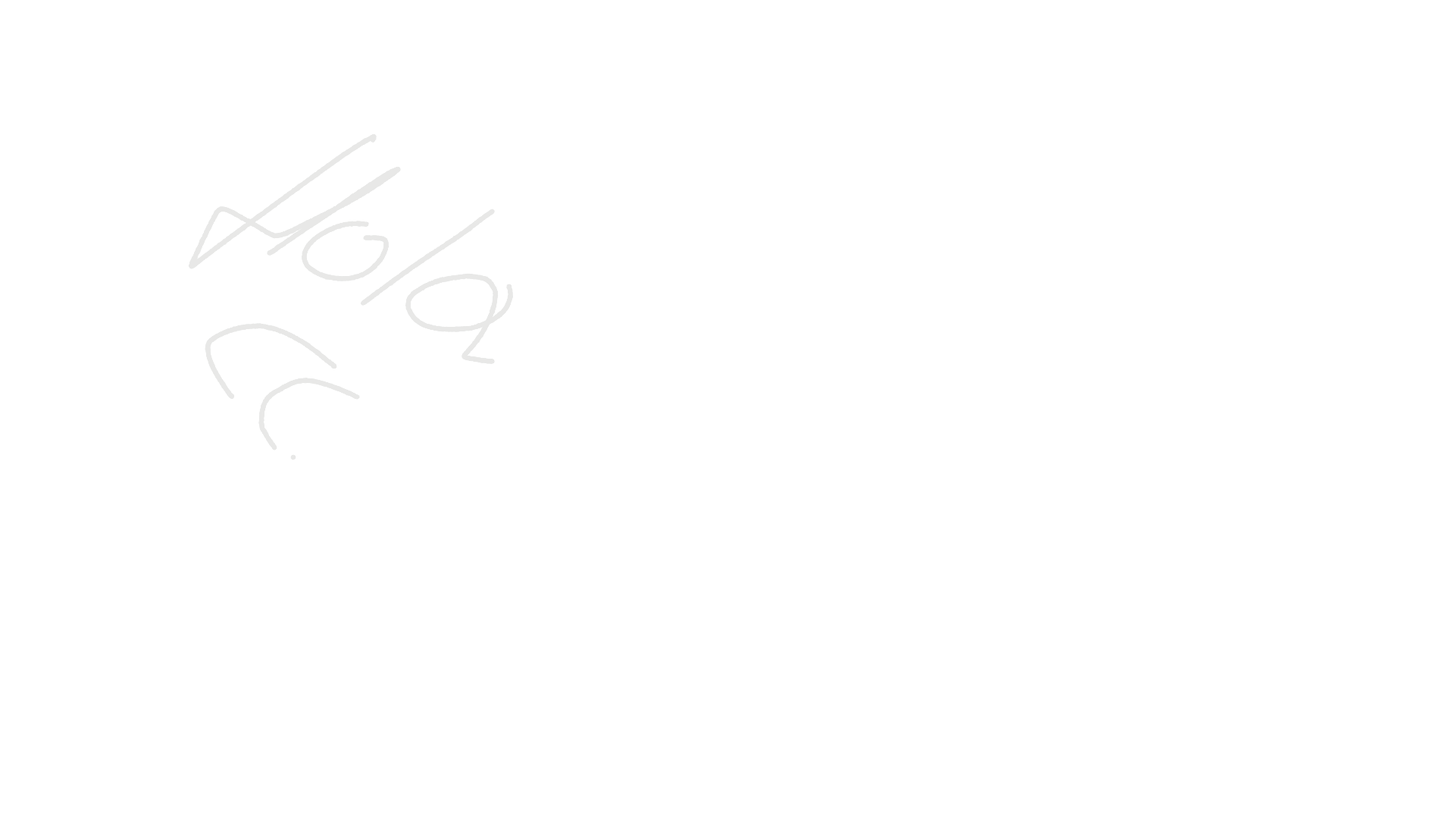
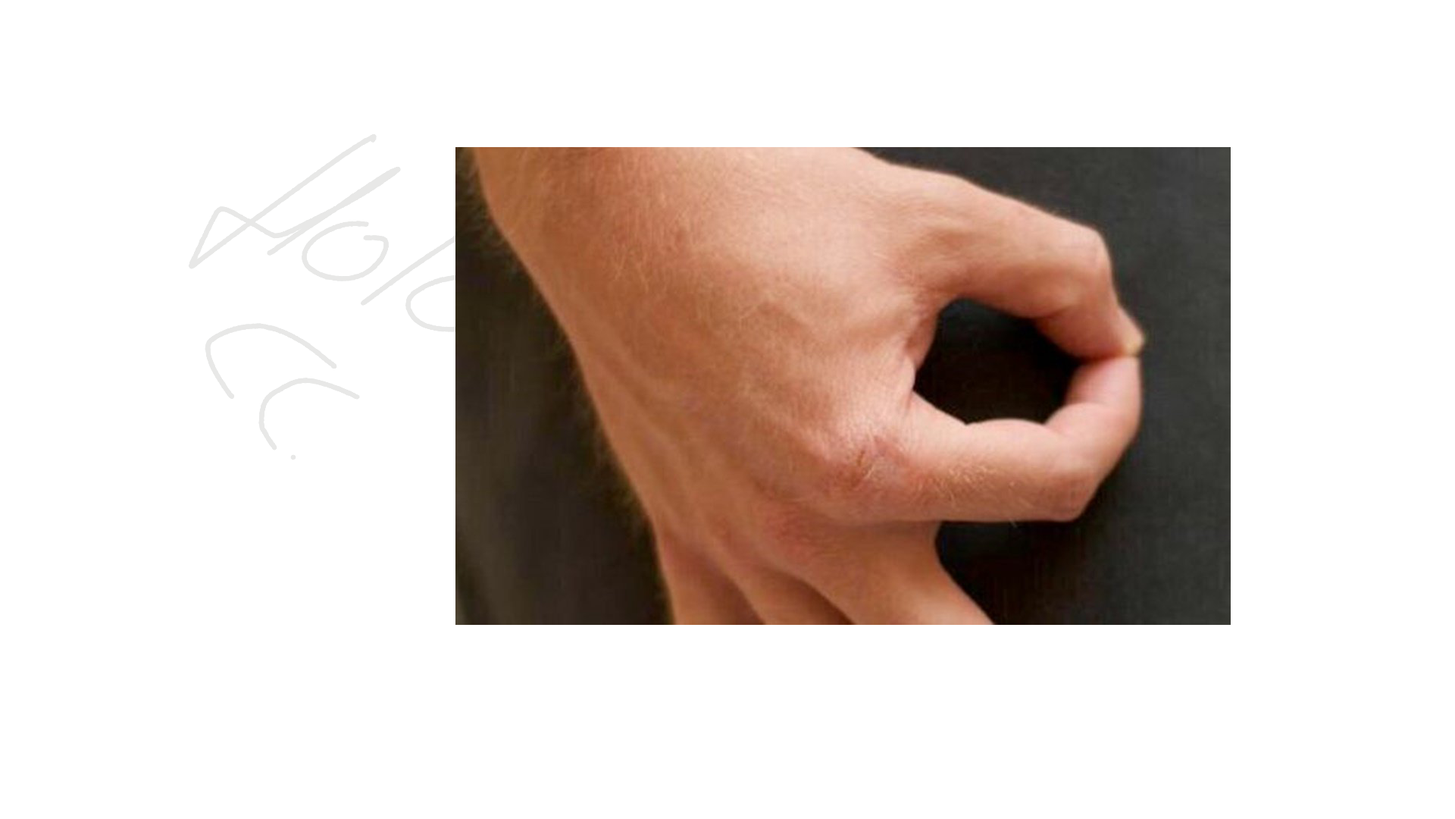
The second w=1455, h=819 image is a revision of the first. Changes to its layers:
added layer "2" above "Capa 1" over [455, 147, 1231, 625]
